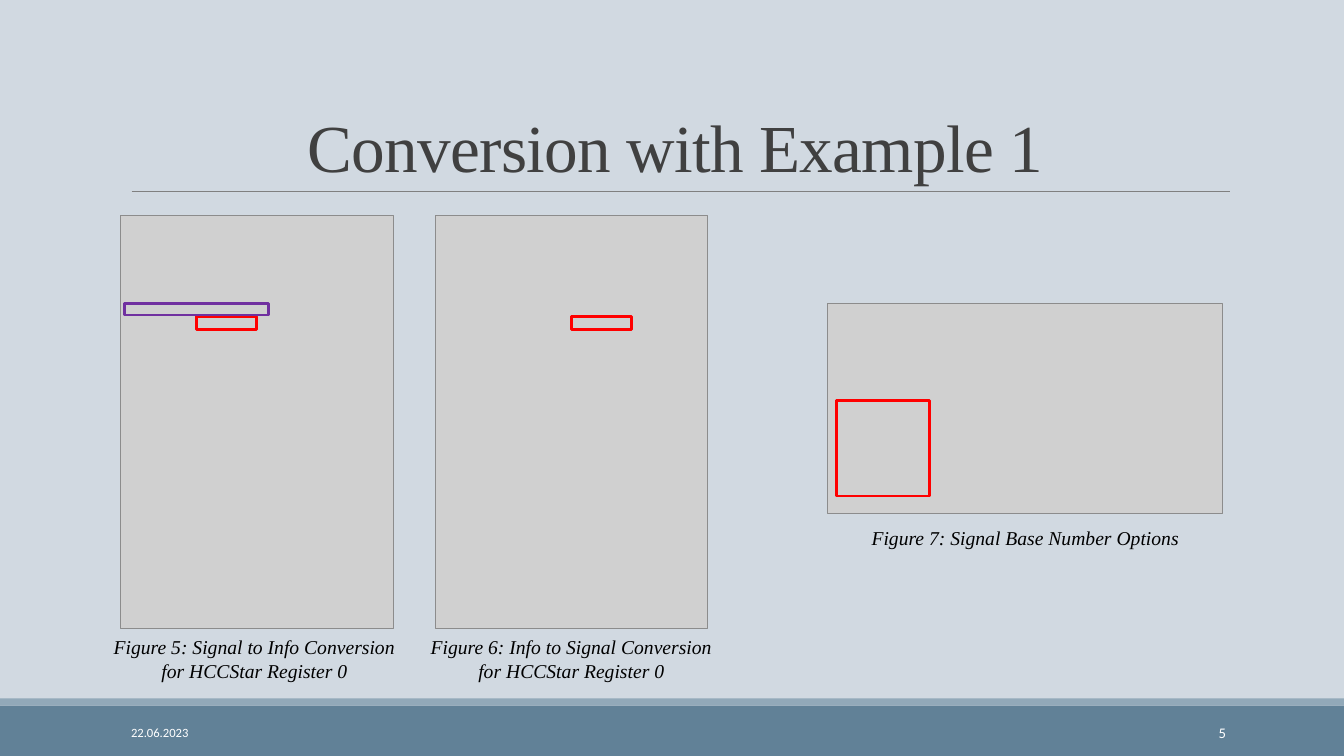
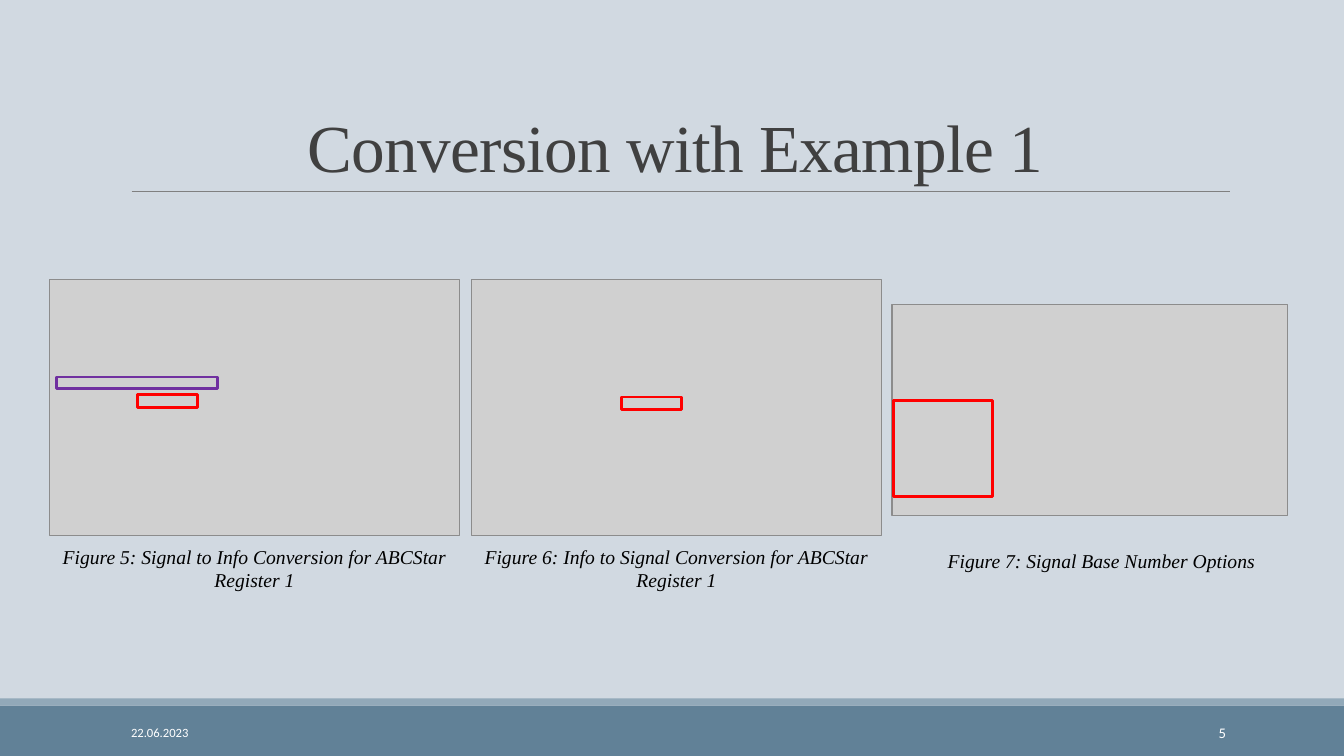
Before and after one commit to gretagoldberg/Register_Converter, a slide deck: slide 5 of itk asic presentation.pptx. Drawn at 1344x756 pixels with LibreOffice and Linux fonts; fonts in the diff are those of the drawing; grey boxes stand for pictures. Boxes give left, top, right and bottom in pixels: in the first picture for what was removed or moved away, otherwise in the second. Text is boxed around its words. In the diff, an @@ line names an element or a change of style, - is before the commit and + after.

Commit message:
Presentation

```diff
--- a/itk asic presentation.pptx
+++ b/itk asic presentation.pptx
@@ picture removed at [121, 215, 393, 628] @@
@@ picture removed at [436, 215, 708, 628] @@
@@ picture added at [49, 279, 459, 535] @@
@@ picture added at [472, 279, 881, 536] @@
@@ picture: place and size @@
-picture at [828, 303, 1223, 514]
+picture at [892, 306, 1288, 516]
@@ rectangle: place and size @@
-rectangle at [125, 303, 269, 315]
+rectangle at [56, 377, 218, 389]
@@ rectangle: place and size @@
-rectangle at [197, 317, 257, 330]
+rectangle at [137, 394, 198, 407]
@@ rectangle: place and size @@
-rectangle at [572, 317, 632, 330]
+rectangle at [622, 397, 683, 410]
@@ rectangle: place and size @@
-rectangle at [837, 400, 931, 496]
+rectangle at [894, 401, 993, 497]
@@ text at [63, 550, 446, 591]: text changed @@
-Figure 5: Signal to Info Conversion for HCCStar Register 0
+Figure 5: Signal to Info Conversion for ABCStar Register 1
@@ text at [485, 550, 868, 591]: text changed @@
-Figure 6: Info to Signal Conversion for HCCStar Register 0
+Figure 6: Info to Signal Conversion for ABCStar Register 1
@@ text "Figure 7: Signal Base Number ...": place and size @@
-text "Figure 7: Signal Base Number ..." at [872, 531, 1179, 550]
+text "Figure 7: Signal Base Number ..." at [948, 554, 1255, 573]
```
Also in this commit, not shown: 2 other slides changed.
